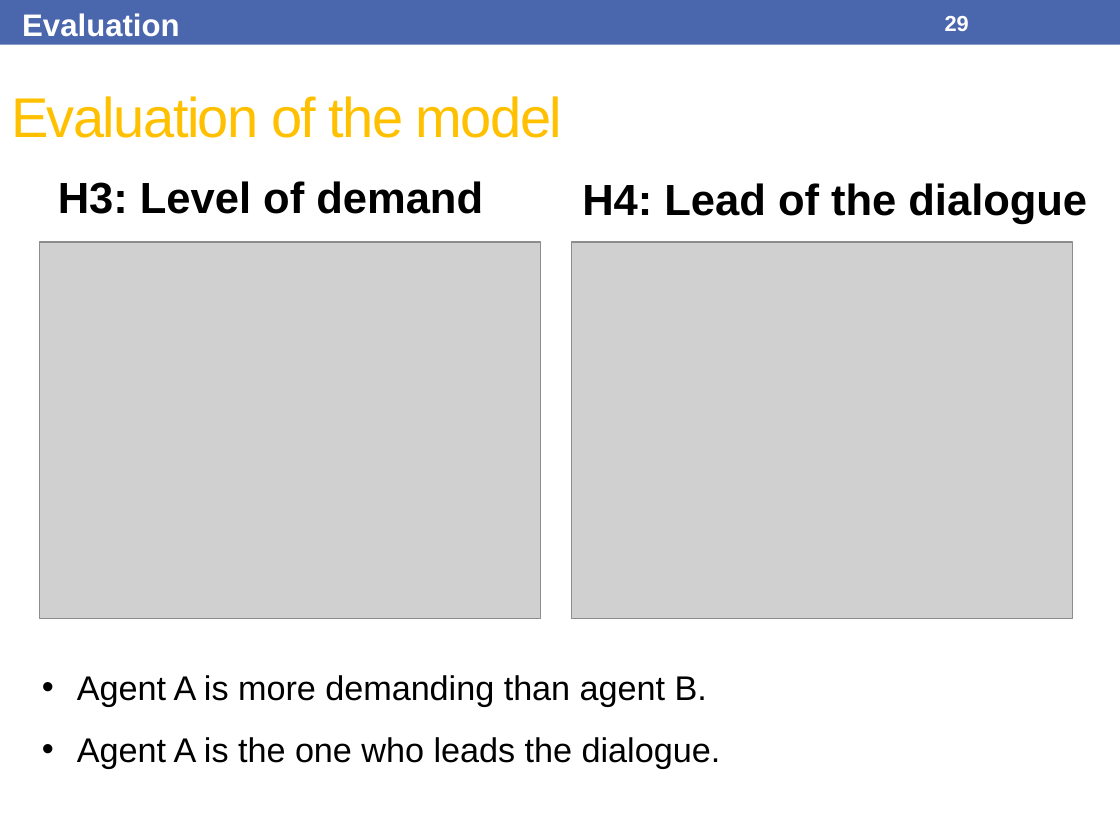
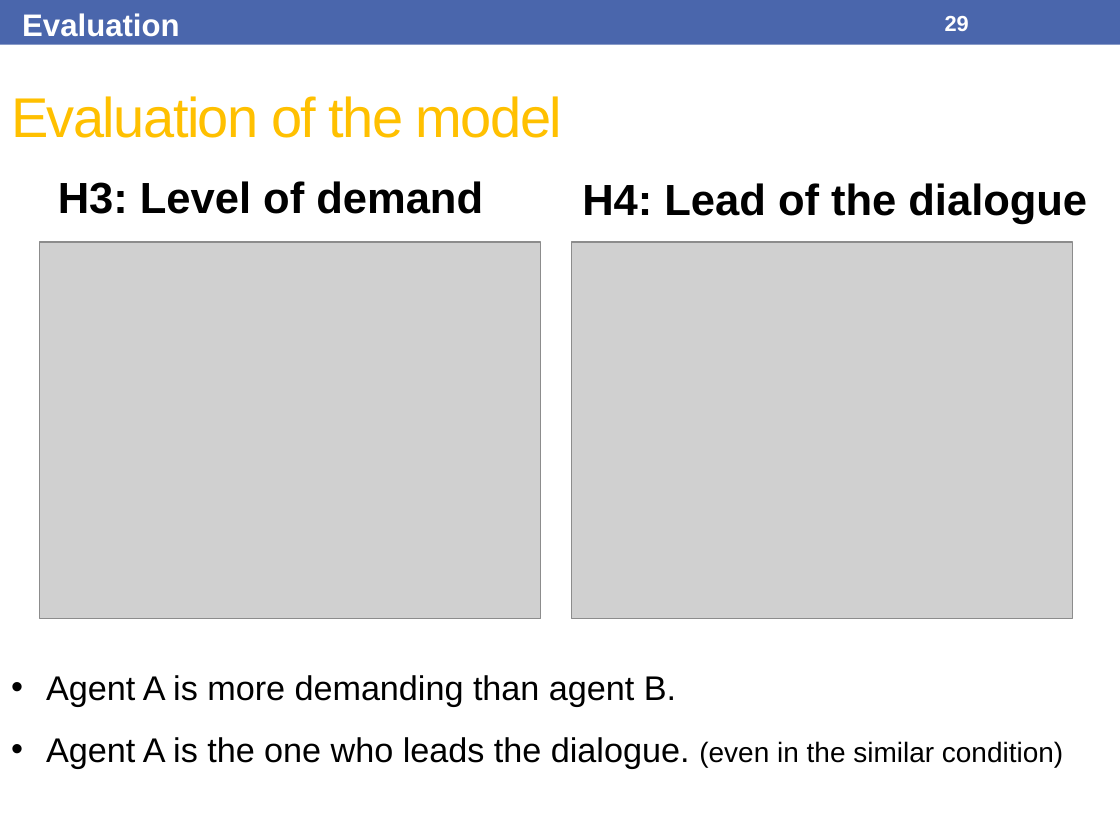
Before and after one commit to Olydia/Discolog, a slide deck: slide 29 of papers/Presentations/IVA17/IVA17.pptx. Drawn at 1120x840 pixels with LibreOffice and Linux fonts; fonts in the diff are those of the drawing; grey boxes stand for pictures. Boxes give left, top, right and bottom in pixels: in the first picture for what was removed or moved away, otherwise in the second. Text is boxed around its words. In the diff, an @@ line names an element or a change of style, - is before the commit and + after.

```diff
--- a/papers/Presentations/IVA17/IVA17.pptx
+++ b/papers/Presentations/IVA17/IVA17.pptx
@@ text "Agent A is more demanding ...": place and size @@
-text "Agent A is more demanding ..." at box(77, 675, 721, 768)
+text "Agent A is more demanding ..." at box(46, 675, 1063, 768)
@@ text at box(46, 737, 1063, 768): text changed @@
-• Agent A is the one who leads the dialogue.
+• Agent A is the one who leads the dialogue. (even in the similar condition)
```
Also in this commit, not shown: 4 other slides changed.
